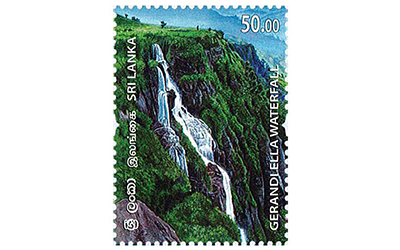
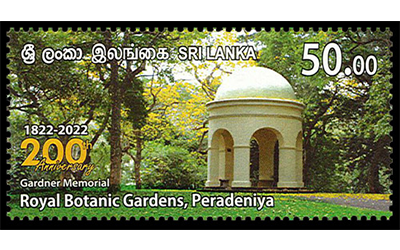
Before/after of a 400 × 250 layered artwork. What changed in the layer stack:
painted on "Layer 1" over [0, 0, 400, 248]
